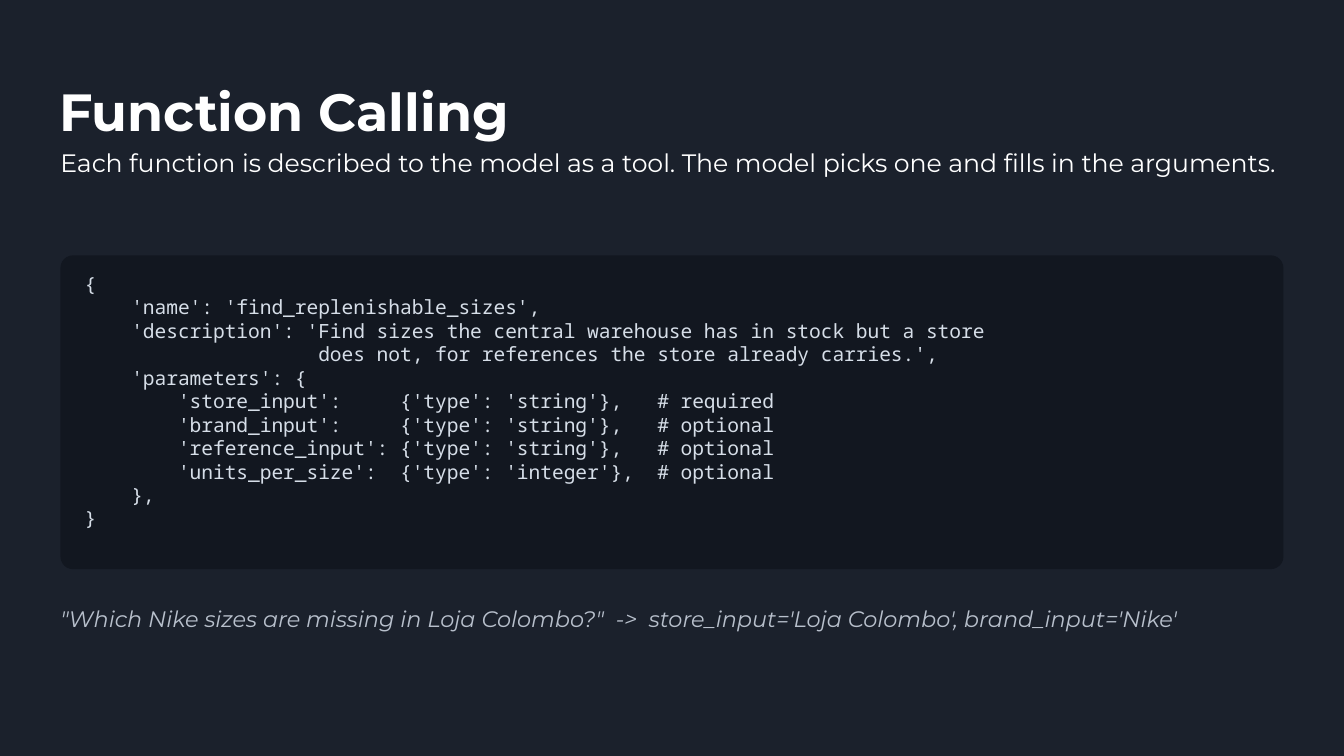
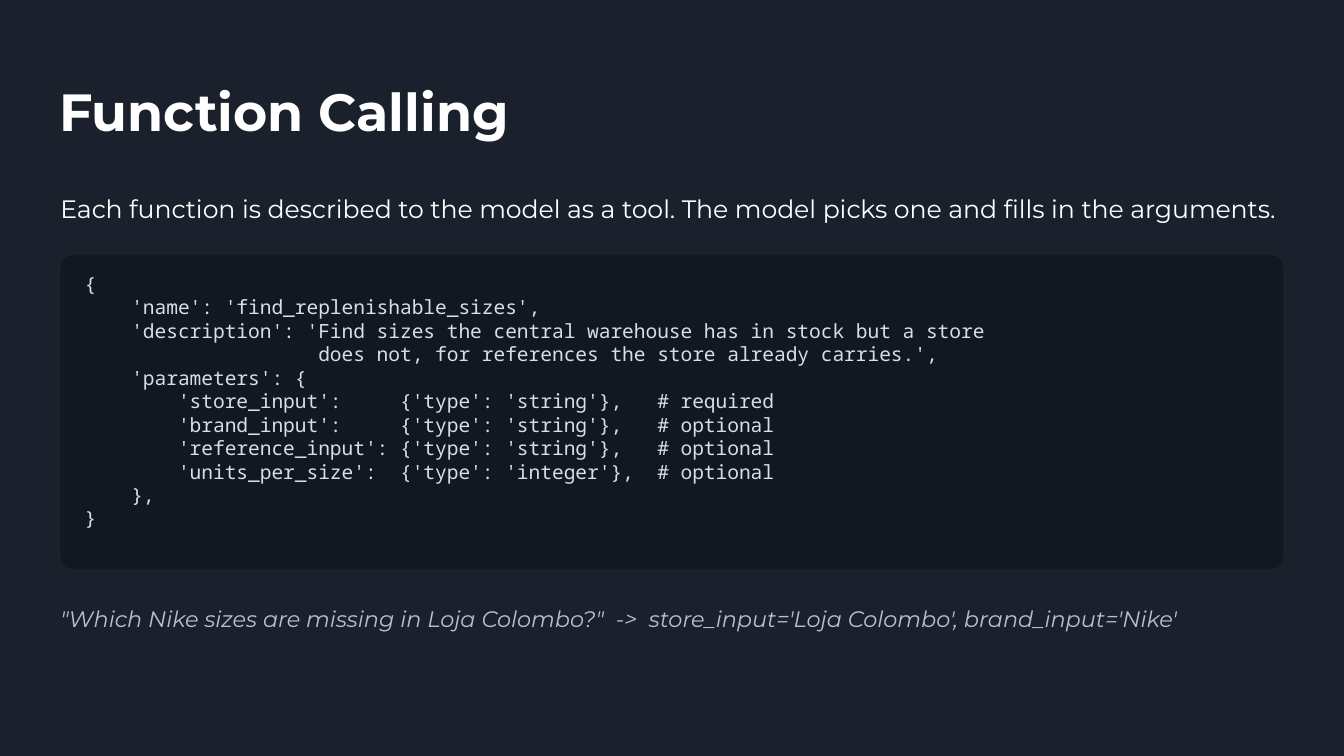
Before and after one commit to nelsonp55/stock-replenishment-assistant, a slide deck: slide 11 of presentation/presentation.pptx (slide 9 before the commit). Drawn at 1344x756 pixels with LibreOffice and Linux fonts; fonts in the diff are those of the drawing. Boxes give left, top, right and bottom in pixels: in the first picture for what was removed or moved away, otherwise in the second. Text is boxed around its words. In the diff, an @@ line names an element or a change of style, - is before the commit and + after.

```diff
--- a/presentation/presentation.pptx
+++ b/presentation/presentation.pptx
@@ text "Each function is described to ...": place and size @@
-text "Each function is described to ..." at [60, 153, 1275, 177]
+text "Each function is described to ..." at [60, 199, 1275, 223]
```
Also in this commit, not shown: 7 other slides changed, 5 slides added, 3 slides removed, 5 other files.
